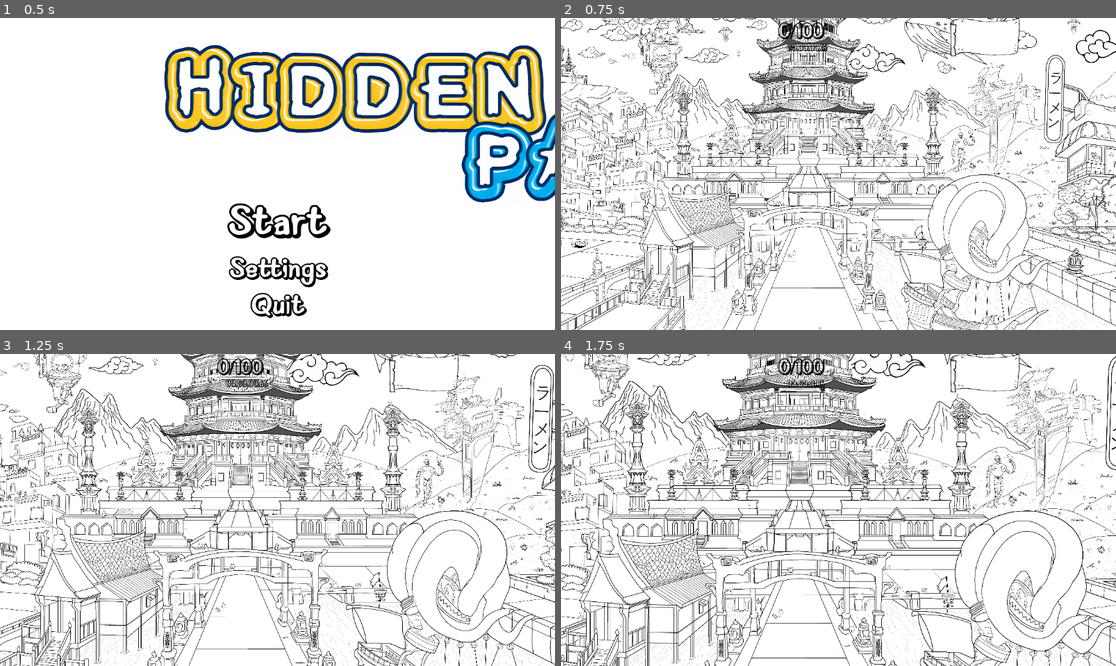
Above: before the commit, frames 1-4 (two rows, left to right).
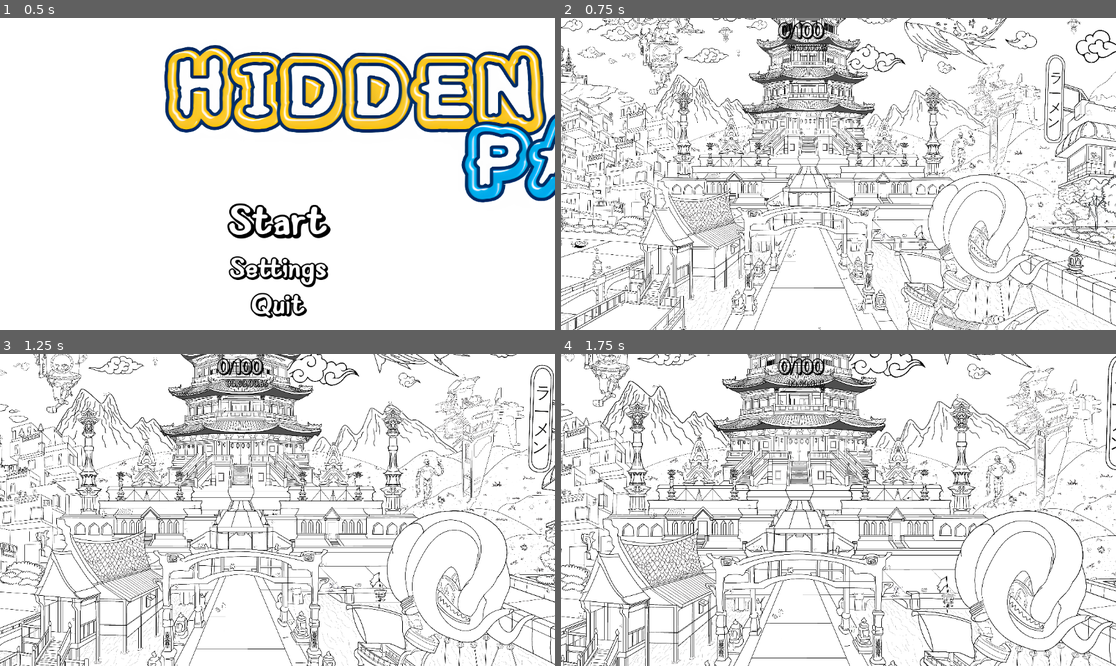
Above: after the commit, the same moments.

Repository: Wpan0n/_HiddenPaws_
Game: Godot game, scene res://scences/main_menu.tscn
Two runs of this game, one before a commit and one after it. Both use one fixed random seed, a clock stepped at 60 frames per second and the inputs below.
Inputs (mouse positions are in pixels of both pictures, inside the frame that each line leads up to):
- Up to frame 1 (0.5 s): no input
- Up to frame 2 (0.75 s): click "Start" at 0.5 s
- Up to frame 3 (1.25 s): no input
- Up to frame 4 (1.75 s): move the mouse to (960, 494) at 1.27 s; click (960, 494) at 1.42 s

Frame 1 is identical in both runs. In frame 2, 0.4% of the frame differs, in the area x 61-83%, y 0-44%; in frame 3, 0.4%; in frame 4, 0.3%.

Commit message:
Update MainGame.tscn
added center container to make sprite stay stationary. this is a test

Diff:
--- a/scences/MainGame.tscn
+++ b/scences/MainGame.tscn
@@ -122,11 +122,6 @@
 
 [node name="UserInterface" type="CanvasLayer" parent="."]
 
-[node name="Sprite2D" type="Sprite2D" parent="UserInterface"]
-position = Vector2(879.5, 39)
-scale = Vector2(0.776668, 0.732759)
-texture = ExtResource("3_j7ik3")
-
 [node name="GameUI" type="Control" parent="UserInterface"]
 layout_mode = 3
 anchors_preset = 15
@@ -1213,3 +1208,12 @@
 [node name="ScoreSoundPlayer" type="AudioStreamPlayer2D" parent="."]
 stream = ExtResource("104_mwavp")
 volume_db = -12.0
+
+[node name="CenterContainer" type="CenterContainer" parent="."]
+offset_right = 40.0
+offset_bottom = 40.0
+
+[node name="Sprite2D" type="Sprite2D" parent="CenterContainer"]
+position = Vector2(874, -59)
+scale = Vector2(0.776668, 0.732759)
+texture = ExtResource("3_j7ik3")
